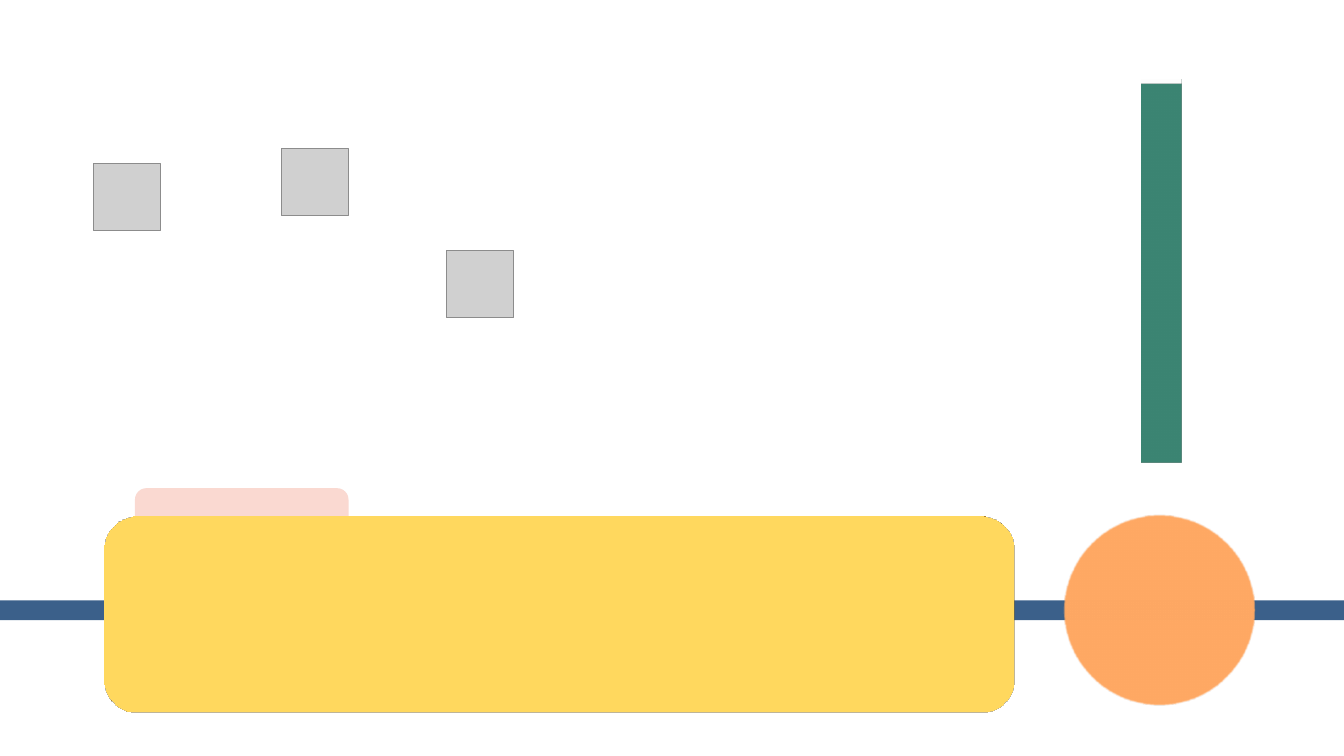
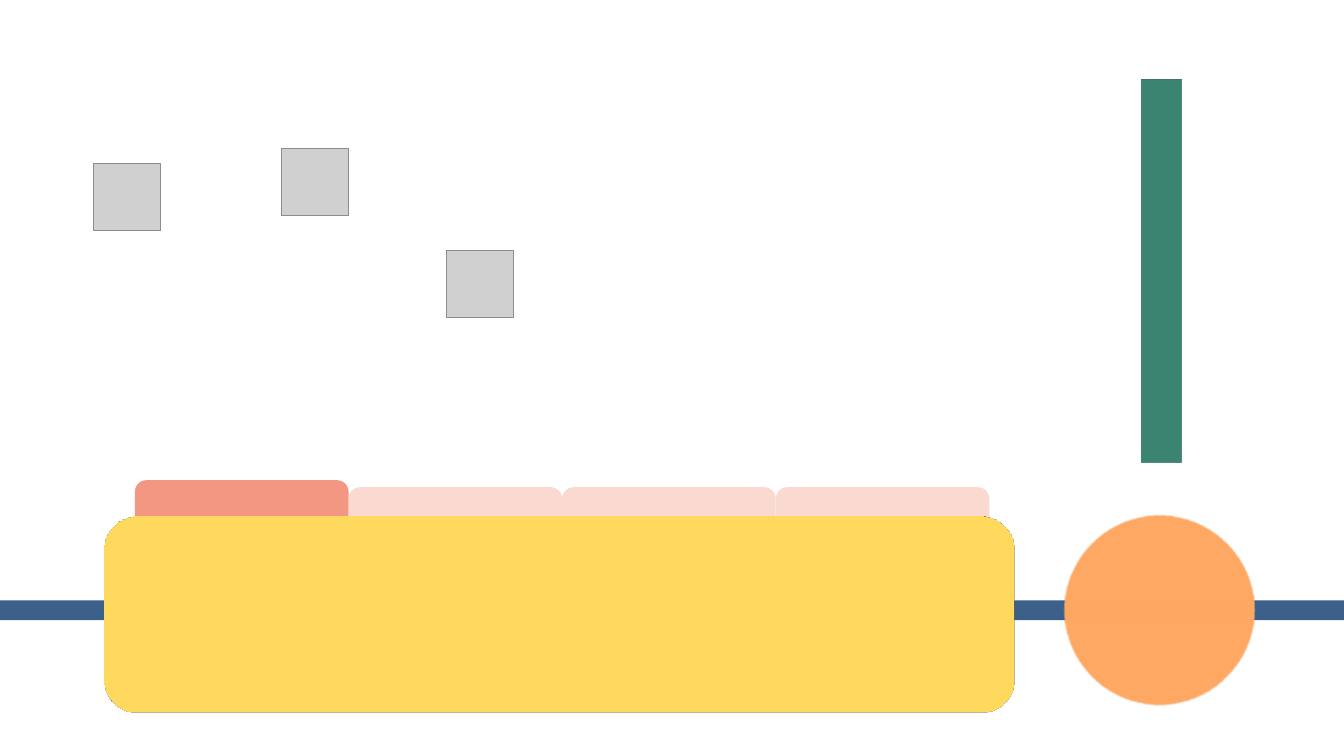
Before and after one commit to zipdang04/SimpO_HTTT, a slide deck: slide 1 of Olympia.pptm. Drawn at 1344x756 pixels with LibreOffice and Linux fonts; fonts in the diff are those of the drawing; grey boxes stand for pictures. Boxes give left, top, right and bottom in pixels: in the first picture for what was removed or moved away, otherwise in the second. Text is boxed around its words. In the diff, an @@ line names an element or a change of style, - is before the commit and + after.

```diff
--- a/Olympia.pptm
+++ b/Olympia.pptm
@@ rectangle: place and size @@
-rectangle at bbox=[1141, 80, 1182, 84]
+rectangle at bbox=[1141, 80, 1182, 80]
@@ rounded rectangle: place and size @@
-rounded rectangle at bbox=[135, 488, 349, 557]
+rounded rectangle at bbox=[135, 480, 349, 548]
@@ rounded rectangle at bbox=[135, 480, 349, 548]: fill #FAD9D1 to #F19782 @@
@@ rounded rectangle added at bbox=[349, 487, 563, 556], fill #FAD9D1 @@
@@ rounded rectangle added at bbox=[563, 487, 776, 556], fill #FAD9D1 @@
@@ rounded rectangle added at bbox=[776, 487, 990, 556], fill #FAD9D1 @@
```
Also in this commit, not shown: 3 slides added, 2 slides removed, 8 other files.
